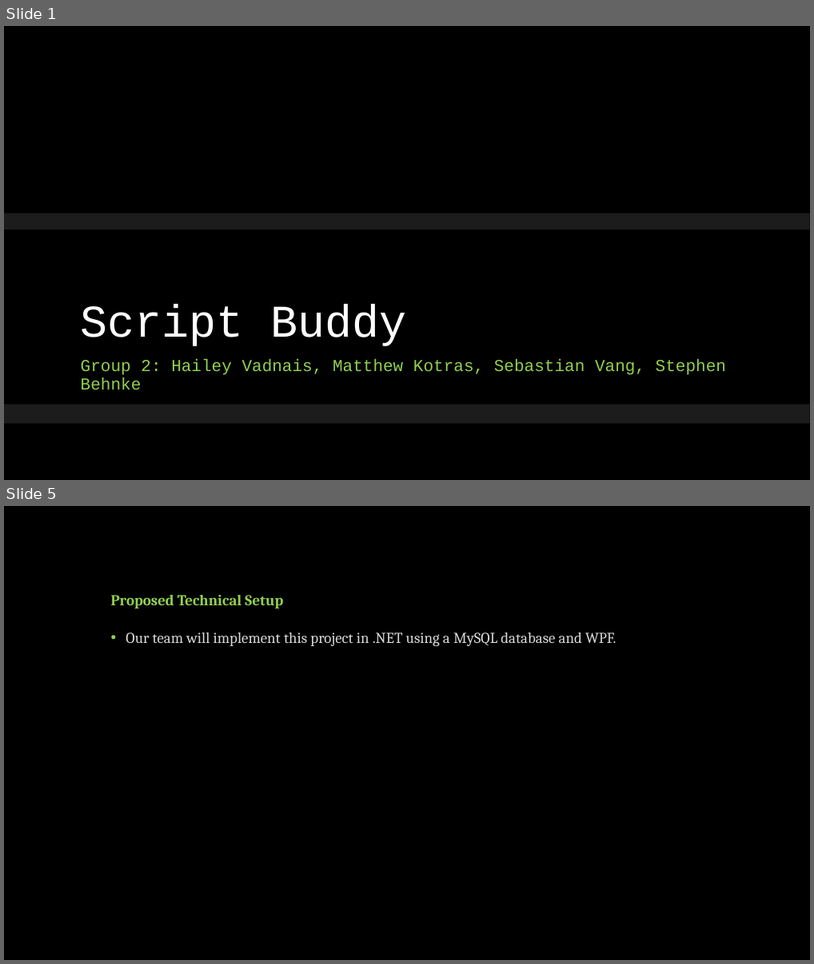
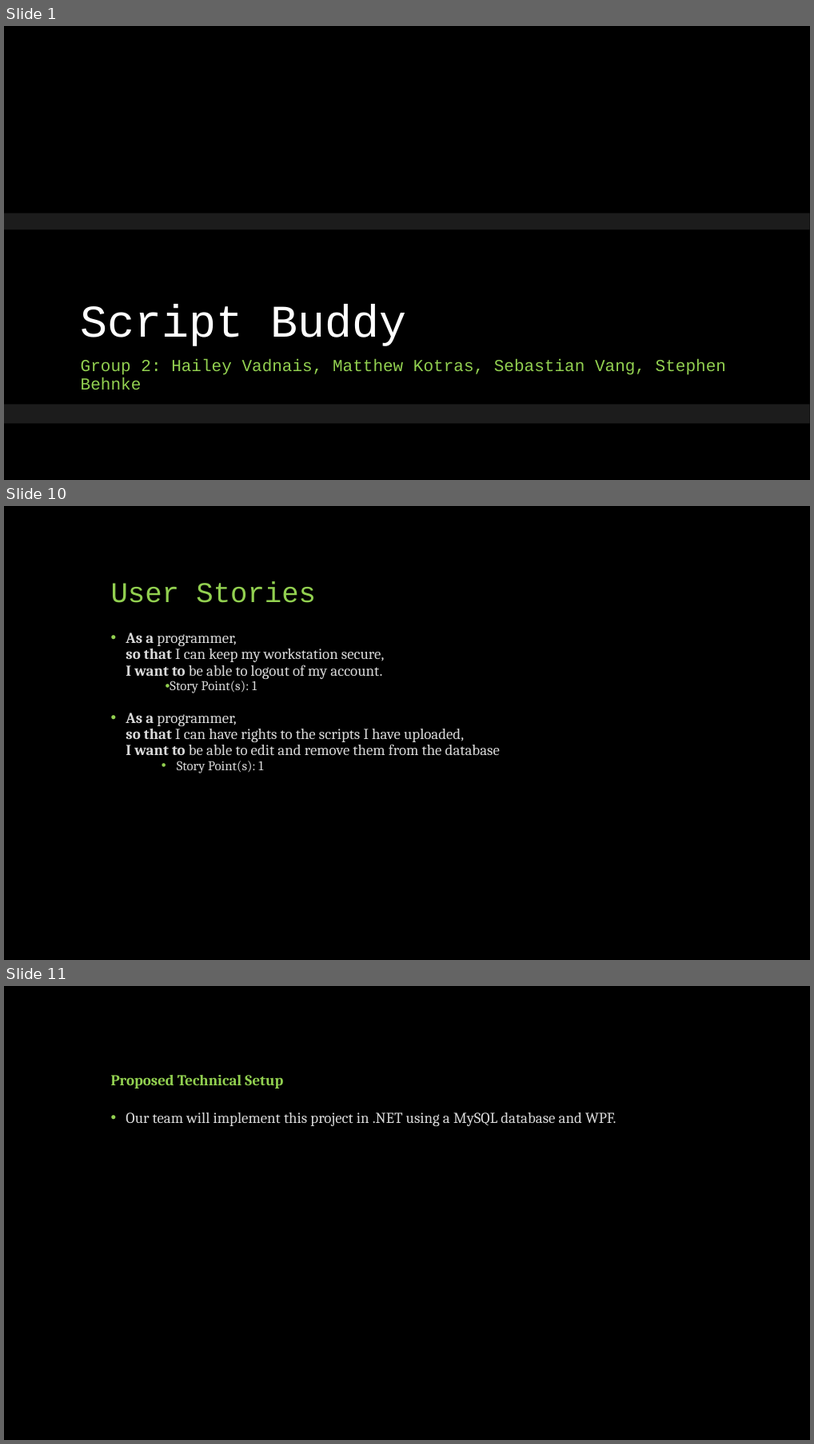
Before and after one commit to CS341-Group-2/sprint-1-presentation, a slide deck: Group 2 Introductory Presentation.pptx. Shown one above the other, each under a label of ours: slides 1 and 5 before the commit, slides 1, 10 and 11 after it; the slides between them are not shown. The pictures are 814x964 and 814x1444 pixels, drawn with LibreOffice and Linux fonts; fonts in the diff are those of the drawing; background and template pictures are left out. Boxes give left, top, right and bottom in pixels: in the first picture for what was removed or moved away, otherwise in the second. Text is boxed around its words. In the diff, an @@ line names an element or a change of style, - is before the commit and + after.

Commit message:
Added User Stories

```diff
--- a/Group 2 Introductory Presentation.pptx
+++ b/Group 2 Introductory Presentation.pptx
@@ slide 10 added at [4,506,810,960], background #000000 @@
@@ title added at [111,582,316,603], 34 pt, text #92D050 @@
+User Stories
@@ text added at [126,632,500,773], 18 pt, text #D9D9D9 @@
+• As a programmer,
+  so that I can keep my workstation secure,
+  I want to be able to logout of my account.
+  • Story Point(s): 1
+• As a programmer,
+  so that I can have rights to the scripts I have uploaded,
+  I want to be able to edit and remove them from the database
+  • Story Point(s): 1
@@ what was slide 5 is now slide 11 @@
```
Also in this commit, not shown: 1 slide changed, 7 other slides added, 2 slides removed.
